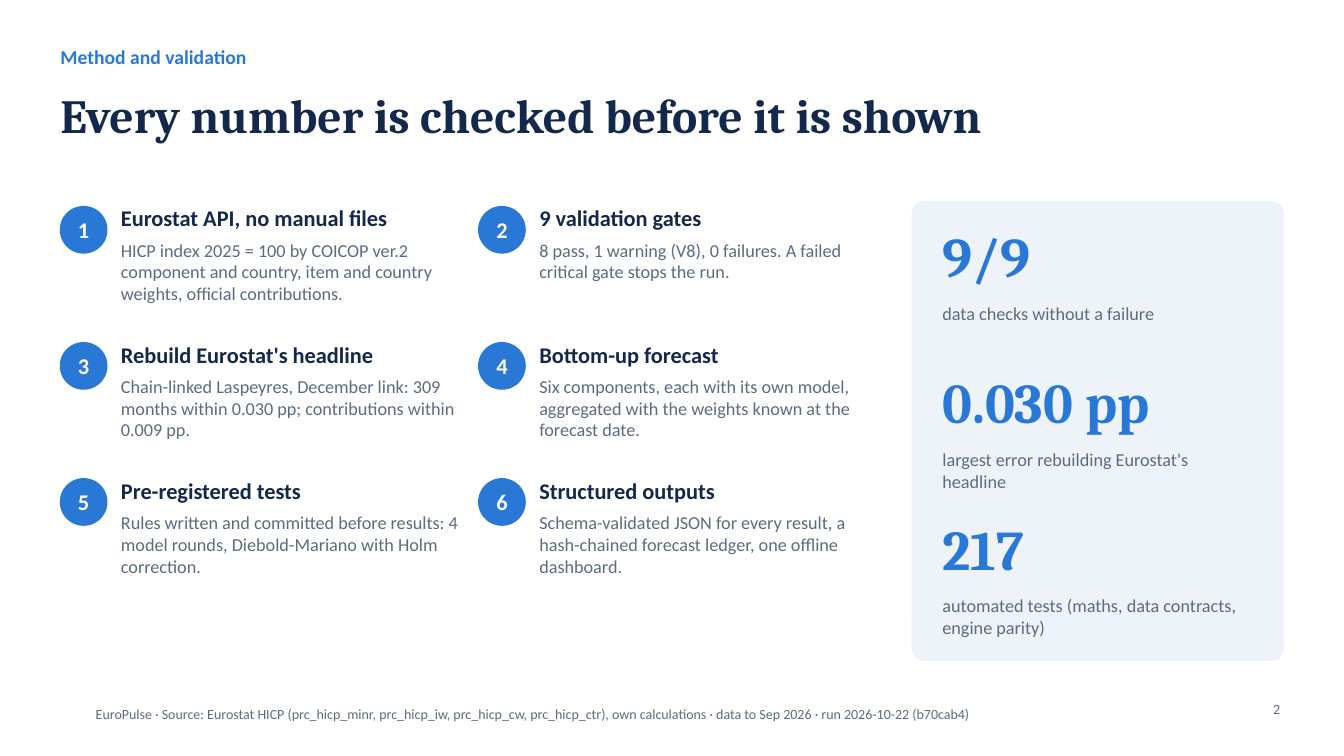
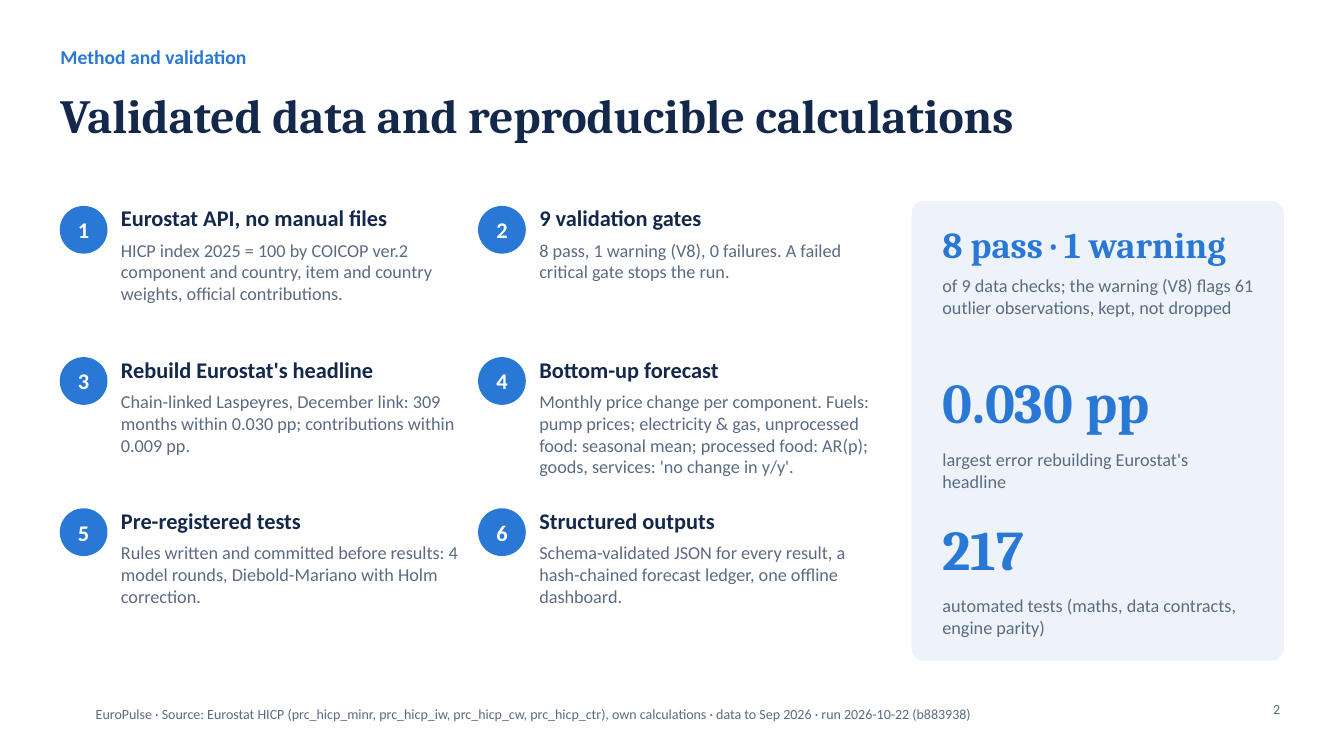
Before and after one commit to btekdemir/EuroPulse_MacroQuant, a slide deck: slide 2 of deck/deck.pptx. Drawn at 1344x756 pixels with LibreOffice and Linux fonts; fonts in the diff are those of the drawing; background and template pictures are left out. Boxes give left, top, right and bottom in pixels: in the first picture for what was removed or moved away, otherwise in the second. Text is boxed around its words. In the diff, an @@ line names an element or a change of style, - is before the commit and + after.

```diff
--- a/deck/deck.pptx
+++ b/deck/deck.pptx
@@ text at [60, 100, 1013, 143]: text changed @@
-Every number is checked before it is shown
+Validated data and reproducible calculations
@@ text at [942, 233, 1226, 266]: text changed; size 40 to 26 pt @@
-9/9
+8 pass · 1 warning
@@ text at [942, 279, 1253, 317]: text changed @@
-data checks without a failure
+of 9 data checks; the warning (V8) flags 61 outlier observations, kept, not dropped
@@ 4 texts, 2 ellipses: place and size @@
-4 texts, 2 ellipses at [60, 343, 718, 389]
+4 texts, 2 ellipses at [60, 358, 718, 404]
@@ text "Chain-linked Laspeyres, December link: 309 ...": place and size @@
-text "Chain-linked Laspeyres, December link: 309 ..." at [121, 380, 455, 439]
+text "Chain-linked Laspeyres, December link: 309 ..." at [121, 395, 455, 455]
@@ text at [539, 395, 869, 476]: text changed @@
-Six components, each with its own model, aggregated with the weights known at the forecast date.
+Monthly price change per component. Fuels: pump prices; electricity & gas, unprocessed food: seasonal mean; processed food: AR(p); goods, services: 'no change in y/y'.
@@ 4 texts, 2 ellipses: place and size @@
-4 texts, 2 ellipses at [60, 479, 714, 525]
+4 texts, 2 ellipses at [60, 509, 714, 556]
@@ text "Rules written and committed before ...": place and size @@
-text "Rules written and committed before ..." at [121, 516, 458, 573]
+text "Rules written and committed before ..." at [121, 546, 458, 603]
@@ text "Schema-validated JSON for every result, ...": place and size @@
-text "Schema-validated JSON for every result, ..." at [539, 516, 846, 573]
+text "Schema-validated JSON for every result, ..." at [539, 546, 846, 603]
@@ text at [96, 709, 970, 722]: text changed @@
-EuroPulse · Source: Eurostat HICP (prc_hicp_minr, prc_hicp_iw, prc_hicp_cw, prc_hicp_ctr), own calculations · data to Sep 2026 · run 2026-10-22 (b70cab4)
+EuroPulse · Source: Eurostat HICP (prc_hicp_minr, prc_hicp_iw, prc_hicp_cw, prc_hicp_ctr), own calculations · data to Sep 2026 · run 2026-10-22 (b883938)
```
Also in this commit, not shown: 4 other slides changed, 4 other files.
